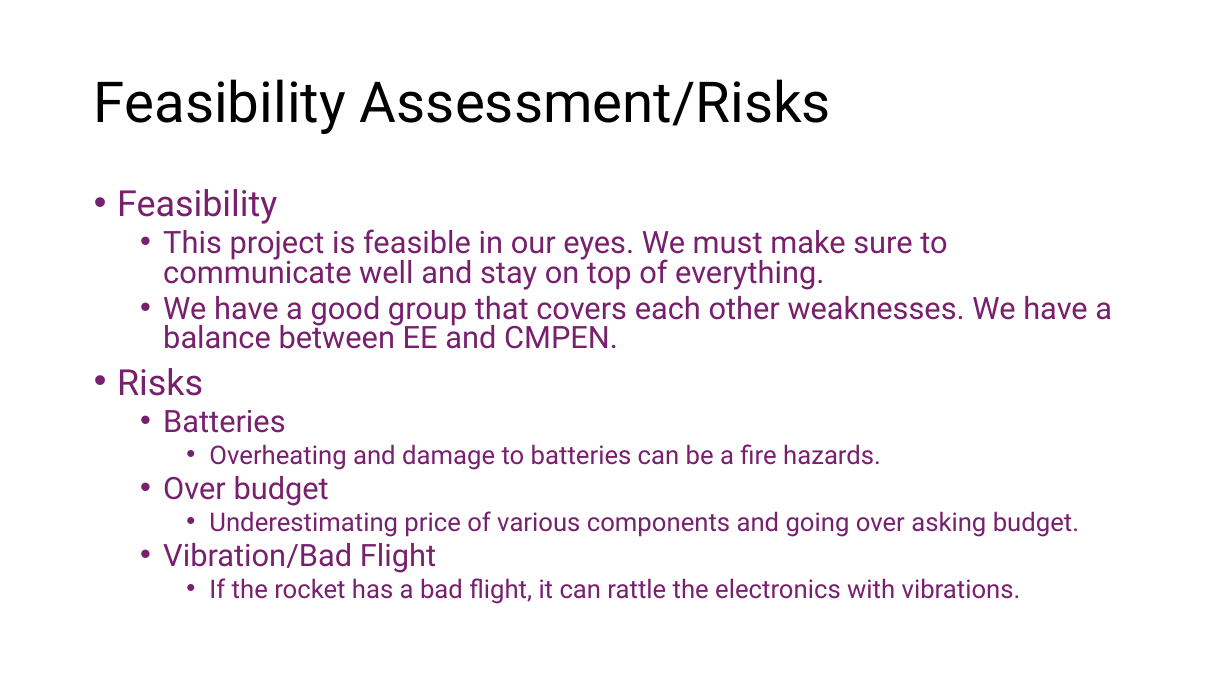
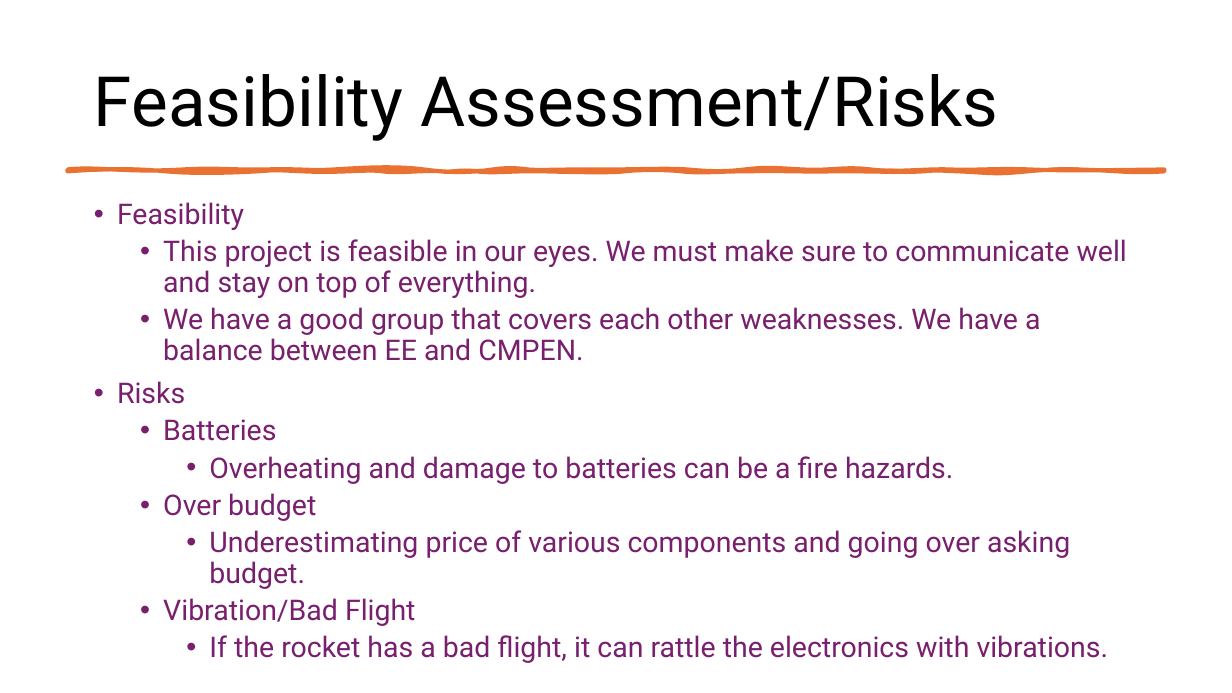
Before and after one commit to Tannyr-Singleterry/ECE590_SeniorDesign, a slide deck: slide 13 of Documents/CDR/CDR_Presentation.pptx. Drawn at 1232x693 pixels with LibreOffice and Linux fonts; fonts in the diff are those of the drawing. Boxes give left, top, right and bottom in pixels: in the first picture for what was removed or moved away, otherwise in the second. Text is boxed around its words. In the diff, an @@ line names an element or a change of style, - is before the commit and + after.

```diff
--- a/Documents/CDR/CDR_Presentation.pptx
+++ b/Documents/CDR/CDR_Presentation.pptx
@@ title "Feasibility Assessment/Risks" at (x1=94, y1=74, x2=998, y2=141): size 44 to 54 pt @@
@@ freeform shape added at (x1=67, y1=169, x2=1165, y2=171), fill #E97132, outline #E97132 3.25 pt @@
@@ text "Feasibility" moved from (x1=117, y1=189, x2=1112, y2=604) to (x1=117, y1=202, x2=1127, y2=663) @@
@@ text "Feasibility" at (x1=117, y1=202, x2=1127, y2=663): size 28 to 22.2 pt in "Feasibility", "Risks"; size 24 to 22.2 pt in "This project is feasible in our eyes. ...", "We have a good group that covers ...", "Batteries", "Over budget" and 1 more places; size 20 to 22.2 pt in "Overheating and damage to batteries can be ...", "Underestimating price of various components and going ...", "If the rocket has a bad flight, ..."; line spacing 0.8 to 0.9 @@
```
Also in this commit, not shown: 9 other slides changed.
